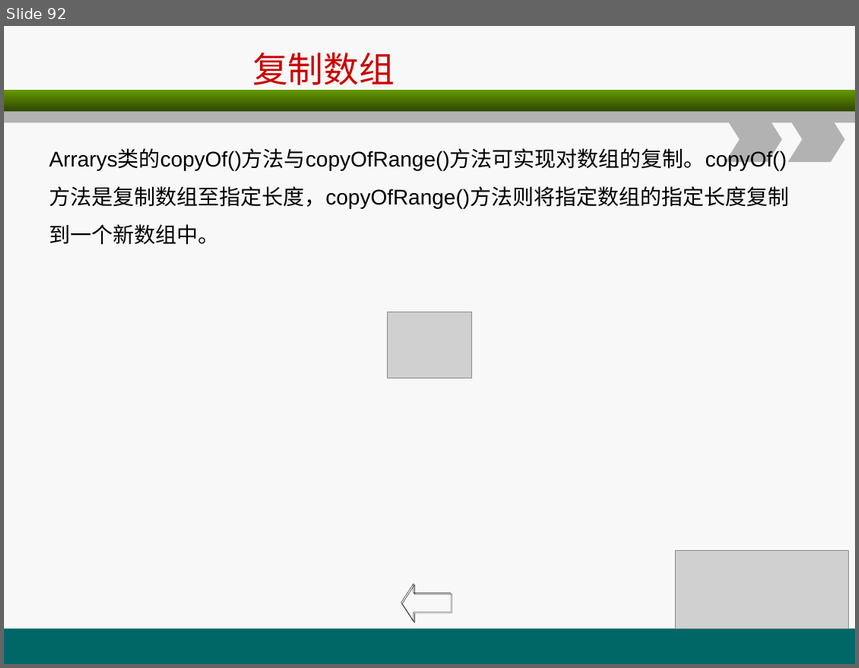
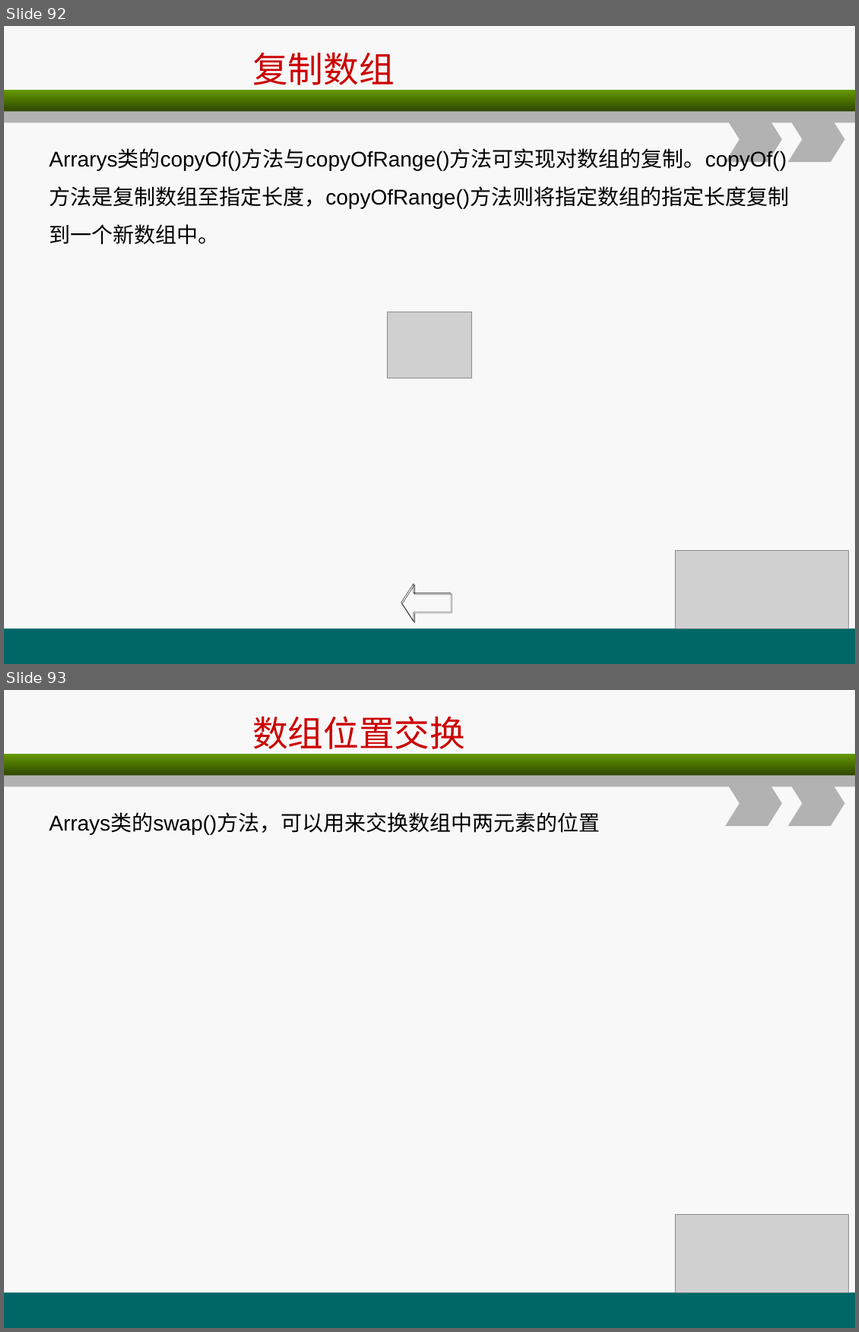
Before and after one commit to christwei/gitDoc, a slide deck: 课件/环宇/java编程基础/A2.ppt. Shown one above the other, each under a label of ours: slide 92 before the commit, slides 92 and 93 after it. The pictures are 859x668 and 859x1332 pixels, drawn with LibreOffice and Linux fonts; fonts in the diff are those of the drawing; grey boxes stand for pictures. Boxes give left, top, right and bottom in pixels: in the first picture for what was removed or moved away, otherwise in the second. Text is boxed around its words. In the diff, an @@ line names an element or a change of style, - is before the commit and + after.

```diff
--- a/课件/环宇/java编程基础/A2.ppt
+++ b/课件/环宇/java编程基础/A2.ppt
@@ slide 93 added at (x1=4, y1=690, x2=855, y2=1328), background #F8F8F8; not listed: 5 template elements that a slide beside it also shows @@
@@ title added at (x1=253, y1=716, x2=465, y2=756), 30 pt, text #CC0000 @@
+数组位置交换
@@ text added at (x1=49, y1=814, x2=600, y2=834), 18 pt, text #000000 @@
+Arrays类的swap()方法，可以用来交换数组中两元素的位置
@@ picture added at (x1=676, y1=1215, x2=849, y2=1293) @@
```
Also in this commit, not shown: 5 slides changed, 1 slide removed, 12 other files.
